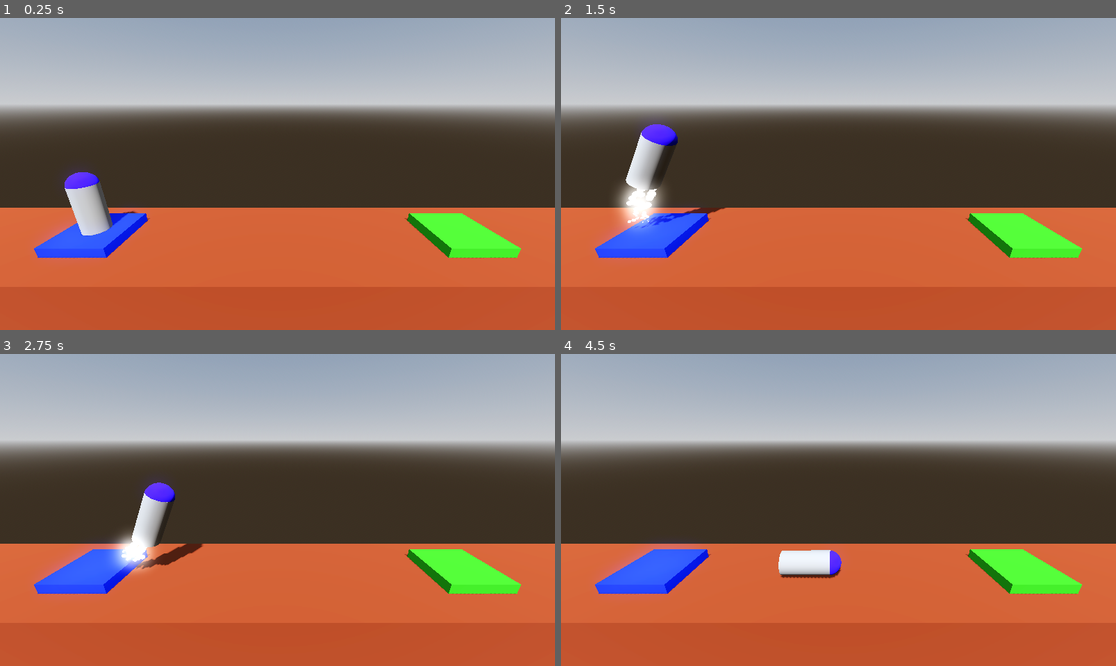
Above: before the commit, frames 1-4 (two rows, left to right).
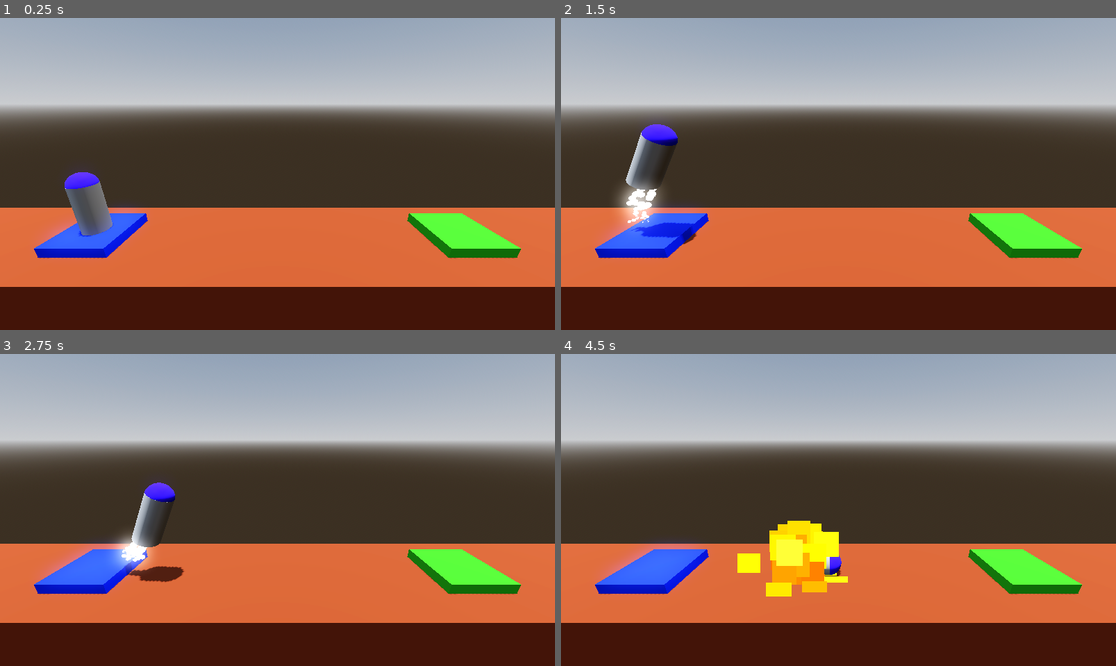
Above: after the commit, the same moments.

Repository: SearedBacon/ProjectB0ost
Game: Godot game, scene res://Levels/level.tscn
Same seed, same stepped clock (60 frames per second), same inputs: the game is played once before the commit and once after it.
Inputs:
- Up to frame 1 (0.25 s): no input
- Up to frame 2 (1.5 s): tap Enter at 0.5 s; hold D (rotate_right) 0.53-1.28 s; hold Space (boost) 0.53-1.28 s; hold A (rotate_left) from 1.28 s (still down); tap Space (boost) at 1.35 s
- Up to frame 3 (2.75 s): release A (rotate_left) at 2.03 s; hold D (rotate_right) from 2.03 s (still down); hold Space (boost) from 2.03 s (still down)
- Up to frame 4 (4.5 s): release Space (boost) at 2.78 s; tap Space (boost) at 2.85, 4.35 s; release D (rotate_right) at 3.53 s; hold Space (boost) 3.53-4.28 s; hold A (rotate_left) from 3.53 s (still down)

The runs differ from the first frame. In frame 1, 16% of the frame differs, in the area x 0-100%, y 50-100%; in frame 2, 16%; in frame 3, 16%; in frame 4, 17%, in the area x 0-100%, y 53-100%.

Commit message:
added success and explosion particles

Diff:
--- a/Levels/level.tscn
+++ b/Levels/level.tscn
@@ -28,7 +28,7 @@
 [node name="Level" type="Node3D"]
 
 [node name="DirectionalLight3D" type="DirectionalLight3D" parent="."]
-transform = Transform3D(-0.88752276, -0.4591191, 0.038896717, 0.29676485, -0.50501084, 0.8104904, -0.35246837, 0.7308719, 0.58445895, 0, 5.3435655, 9.7525425)
+transform = Transform3D(-0.8875228, -0.45911917, 0.03889671, 0.020556867, 0.044878557, 0.998781, -0.46030504, 0.88724047, -0.030392705, 1.0550919, 7.0029745, 0.8442545)
 shadow_enabled = true
 
 [node name="WorldEnvironment" type="WorldEnvironment" parent="."]
--- a/Levels/level_2.tscn
+++ b/Levels/level_2.tscn
@@ -31,7 +31,7 @@
 [node name="Level" type="Node3D"]
 
 [node name="DirectionalLight3D" type="DirectionalLight3D" parent="."]
-transform = Transform3D(-0.88752276, -0.4591191, 0.038896717, 0.3465589, -0.6095268, 0.7130035, -0.3036449, 0.64628685, 0.7000807, 0, 5.3435655, 8.686989)
+transform = Transform3D(-0.8875228, -0.4591191, 0.038896732, 0.061210684, -0.03381337, 0.997552, -0.45667997, 0.887731, 0.058113124, 0, 9.433979, -0.22155452)
 shadow_enabled = true
 
 [node name="WorldEnvironment" type="WorldEnvironment" parent="."]
--- a/Levels/level_3.tscn
+++ b/Levels/level_3.tscn
@@ -31,7 +31,7 @@
 [node name="Level" type="Node3D"]
 
 [node name="DirectionalLight3D" type="DirectionalLight3D" parent="."]
-transform = Transform3D(-0.88752276, -0.4591191, 0.038896717, 0.43942884, -0.81801546, 0.37115094, -0.13858435, 0.34649724, 0.92775744, -0.15868425, 5.283885, 9.682194)
+transform = Transform3D(-0.888109, -0.4595562, 0.008380819, 0.00565619, 0.0073051993, 0.9999572, -0.4595978, 0.8881185, -0.0038884757, -5.332903, 5.313493, -0.03613186)
 shadow_enabled = true
 
 [node name="WorldEnvironment" type="WorldEnvironment" parent="."]
--- a/Levels/level_4.tscn
+++ b/Levels/level_4.tscn
@@ -29,7 +29,7 @@
 [node name="Level" type="Node3D"]
 
 [node name="DirectionalLight3D" type="DirectionalLight3D" parent="."]
-transform = Transform3D(-0.88752276, -0.4591191, 0.038896717, 0.43942884, -0.81801546, 0.37115094, -0.13858435, 0.34649724, 0.92775744, -0.15868425, 5.283885, 9.682194)
+transform = Transform3D(-0.88752276, -0.45911917, 0.038896706, 0.015840037, 0.05396583, 0.99841714, -0.46049154, 0.88673407, -0.040623438, -0.15868425, 8.315033, 0.36248016)
 shadow_enabled = true
 
 [node name="WorldEnvironment" type="WorldEnvironment" parent="."]
--- a/Player/player.gd
+++ b/Player/player.gd
@@ -10,6 +10,8 @@
 @onready var main_booster: GPUParticles3D = $MainBooster
 @onready var right_turn: GPUParticles3D = $RightTurn
 @onready var left_turn: GPUParticles3D = $LeftTurn
+@onready var success_particles: GPUParticles3D = $SuccessParticles
+@onready var explosion_particles: GPUParticles3D = $ExplosionParticles
 var yes:=0
 
 func _process(delta: float) -> void:
@@ -44,6 +46,8 @@
 			main_booster.emitting=false
 			right_turn.emitting=false
 			left_turn.emitting=false
+			if yes==0:
+				success_particles.emitting=true
 			level_complete(body.file_path)
 		else:
 			print("No next level found!")
@@ -53,6 +57,8 @@
 		main_booster.emitting=false
 		right_turn.emitting=false
 		left_turn.emitting=false
+		if yes==0:
+			explosion_particles.emitting=true
 		crash_sequence()
 
 func crash_sequence()->void:
--- a/Player/player.tscn
+++ b/Player/player.tscn
@@ -1,10 +1,12 @@
-[gd_scene load_steps=11 format=3 uid="uid://habfhdya7smn"]
+[gd_scene load_steps=13 format=3 uid="uid://habfhdya7smn"]
 
 [ext_resource type="Script" uid="uid://bs3h1jc2ohxfv" path="res://Player/player.gd" id="1_l8h54"]
 [ext_resource type="AudioStream" uid="uid://4kkyi2c4npgd" path="res://assets/SFX - Death Explosion.ogg" id="2_gwnis"]
 [ext_resource type="AudioStream" uid="uid://i2fw7r27uas0" path="res://assets/SFX - Success.ogg" id="3_k53q1"]
 [ext_resource type="AudioStream" uid="uid://b8wtij3ox4uln" path="res://assets/SFX - Main engine thrust.ogg" id="4_fhl08"]
 [ext_resource type="PackedScene" uid="uid://ux6ivcx1ovdp" path="res://assets/booster_particles.tscn" id="5_k53q1"]
+[ext_resource type="PackedScene" uid="uid://jfwajmrh6ca7" path="res://assets/success_particles.tscn" id="6_vtle1"]
+[ext_resource type="PackedScene" uid="uid://dcecb8hw7dbrv" path="res://assets/explosion_particles.tscn" id="7_od3ui"]
 
 [sub_resource type="CylinderMesh" id="CylinderMesh_hvfyp"]
 
@@ -60,4 +62,8 @@
 [node name="LeftTurn" parent="." instance=ExtResource("5_k53q1")]
 transform = Transform3D(1, 0, 0, 0, 1, 0, 0, 0, 1, 0.35, -1, 0)
 
+[node name="SuccessParticles" parent="." instance=ExtResource("6_vtle1")]
+
+[node name="ExplosionParticles" parent="." instance=ExtResource("7_od3ui")]
+
 [connection signal="body_entered" from="." to="." method="_on_body_entered"]
--- /dev/null
+++ b/assets/explosion_particles.tscn
@@ -0,0 +1,59 @@
+[gd_scene load_steps=10 format=3 uid="uid://dcecb8hw7dbrv"]
+
+[sub_resource type="Gradient" id="Gradient_lkolc"]
+offsets = PackedFloat32Array(0.201923, 0.413462, 0.586538, 0.740385, 0.903846)
+colors = PackedColorArray(1, 1, 1, 1, 1, 1, 0, 1, 1, 0.294118, 0, 1, 0.776471, 0, 0, 1, 0, 0, 0, 1)
+
+[sub_resource type="GradientTexture1D" id="GradientTexture1D_u3rij"]
+gradient = SubResource("Gradient_lkolc")
+
+[sub_resource type="Curve" id="Curve_cv3ok"]
+_limits = [0.0, 100.0, 0.0, 1.0]
+_data = [Vector2(0, 1), 0.0, 146.581, 0, 0, Vector2(1, 100), 413.249, 0.0, 0, 0]
+point_count = 2
+
+[sub_resource type="CurveTexture" id="CurveTexture_mygan"]
+curve = SubResource("Curve_cv3ok")
+
+[sub_resource type="Curve" id="Curve_qubh3"]
+_data = [Vector2(0, 0.530249), 0.0, 2.25724, 0, 0, Vector2(1, 0), -2.97204, 0.0, 0, 0]
+point_count = 2
+
+[sub_resource type="CurveTexture" id="CurveTexture_5bhb0"]
+curve = SubResource("Curve_qubh3")
+
+[sub_resource type="ParticleProcessMaterial" id="ParticleProcessMaterial_1onfr"]
+direction = Vector3(0, 1, 0)
+spread = 180.0
+initial_velocity_min = 6.0
+initial_velocity_max = 16.0
+gravity = Vector3(0, 0, 0)
+damping_max = 3.0
+damping_curve = SubResource("CurveTexture_mygan")
+scale_curve = SubResource("CurveTexture_5bhb0")
+color_ramp = SubResource("GradientTexture1D_u3rij")
+turbulence_enabled = true
+turbulence_noise_scale = 1.0
+turbulence_noise_speed_random = 4.0
+
+[sub_resource type="StandardMaterial3D" id="StandardMaterial3D_5wvwh"]
+shading_mode = 0
+vertex_color_use_as_albedo = true
+disable_receive_shadows = true
+billboard_mode = 3
+billboard_keep_scale = true
+particles_anim_h_frames = 1
+particles_anim_v_frames = 1
+particles_anim_loop = false
+
+[sub_resource type="QuadMesh" id="QuadMesh_gb05o"]
+material = SubResource("StandardMaterial3D_5wvwh")
+
+[node name="ExplosionParticles" type="GPUParticles3D"]
+cast_shadow = 0
+emitting = false
+amount = 64
+one_shot = true
+explosiveness = 0.75
+process_material = SubResource("ParticleProcessMaterial_1onfr")
+draw_pass_1 = SubResource("QuadMesh_gb05o")
--- /dev/null
+++ b/assets/success_particles.tscn
@@ -0,0 +1,53 @@
+[gd_scene load_steps=8 format=3 uid="uid://jfwajmrh6ca7"]
+
+[sub_resource type="StandardMaterial3D" id="StandardMaterial3D_5wvwh"]
+shading_mode = 0
+vertex_color_use_as_albedo = true
+disable_receive_shadows = true
+billboard_mode = 3
+billboard_keep_scale = true
+particles_anim_h_frames = 1
+particles_anim_v_frames = 1
+particles_anim_loop = false
+
+[sub_resource type="Curve" id="Curve_qubh3"]
+_data = [Vector2(0, 0.530249), 0.0, 2.25724, 0, 0, Vector2(1, 0), -2.97204, 0.0, 0, 0]
+point_count = 2
+
+[sub_resource type="CurveTexture" id="CurveTexture_oh0x3"]
+curve = SubResource("Curve_qubh3")
+
+[sub_resource type="Curve" id="Curve_uupei"]
+_data = [Vector2(0, 0.5), 0.0, 2.46667, 0, 1, Vector2(0.202703, 1), 0.0, 0.0, 0, 0, Vector2(0.371622, 0.00355875), 0.0, 0.0, 0, 0, Vector2(0.554054, 1), 0.0, 0.0, 0, 0, Vector2(0.777027, 0), 0.0, 0.0, 0, 0, Vector2(0.885135, 1), 0.0, 0.0, 0, 0, Vector2(1, 0.5), -4.35294, 0.0, 1, 0]
+point_count = 7
+
+[sub_resource type="CurveTexture" id="CurveTexture_68duu"]
+curve = SubResource("Curve_uupei")
+
+[sub_resource type="ParticleProcessMaterial" id="ParticleProcessMaterial_2ssod"]
+direction = Vector3(0, 1, 0)
+spread = 180.0
+initial_velocity_min = 3.0
+initial_velocity_max = 12.0
+gravity = Vector3(0, 0, 0)
+damping_min = 2.0
+damping_max = 4.0
+scale_curve = SubResource("CurveTexture_oh0x3")
+hue_variation_min = -1.0
+hue_variation_max = 1.0
+turbulence_enabled = true
+turbulence_noise_scale = 4.0
+turbulence_influence_max = 0.3
+turbulence_influence_over_life = SubResource("CurveTexture_68duu")
+
+[sub_resource type="SphereMesh" id="SphereMesh_lkpya"]
+
+[node name="SuccessParticles" type="GPUParticles3D"]
+material_override = SubResource("StandardMaterial3D_5wvwh")
+cast_shadow = 0
+emitting = false
+amount = 48
+one_shot = true
+explosiveness = 0.5
+process_material = SubResource("ParticleProcessMaterial_2ssod")
+draw_pass_1 = SubResource("SphereMesh_lkpya")
